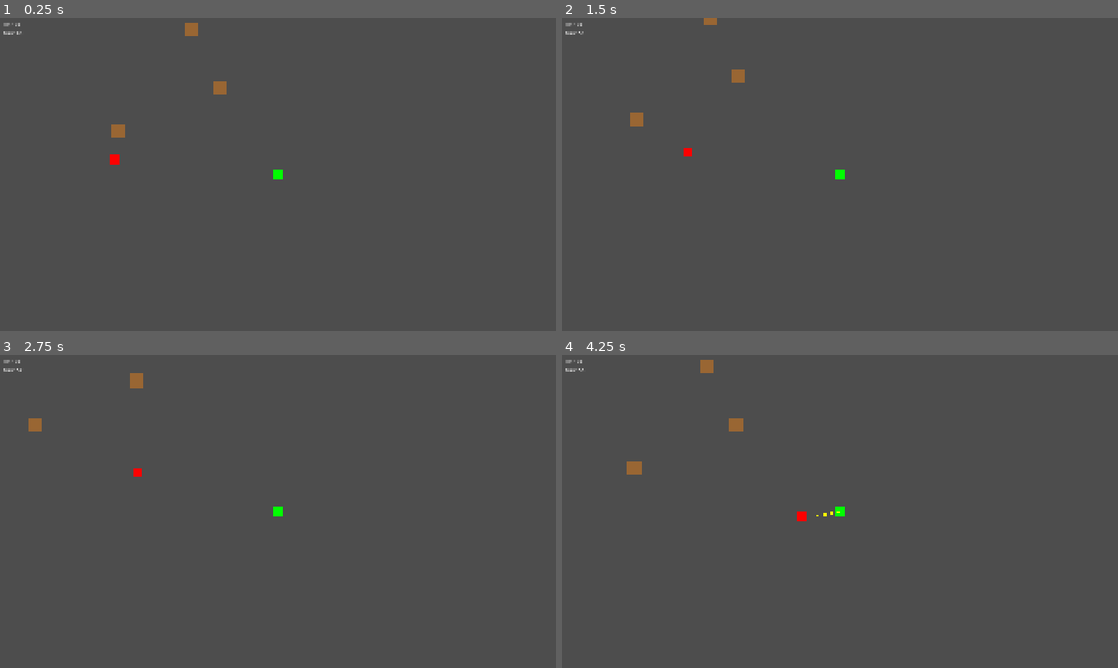
Above: before the commit, frames 1-4 (two rows, left to right).
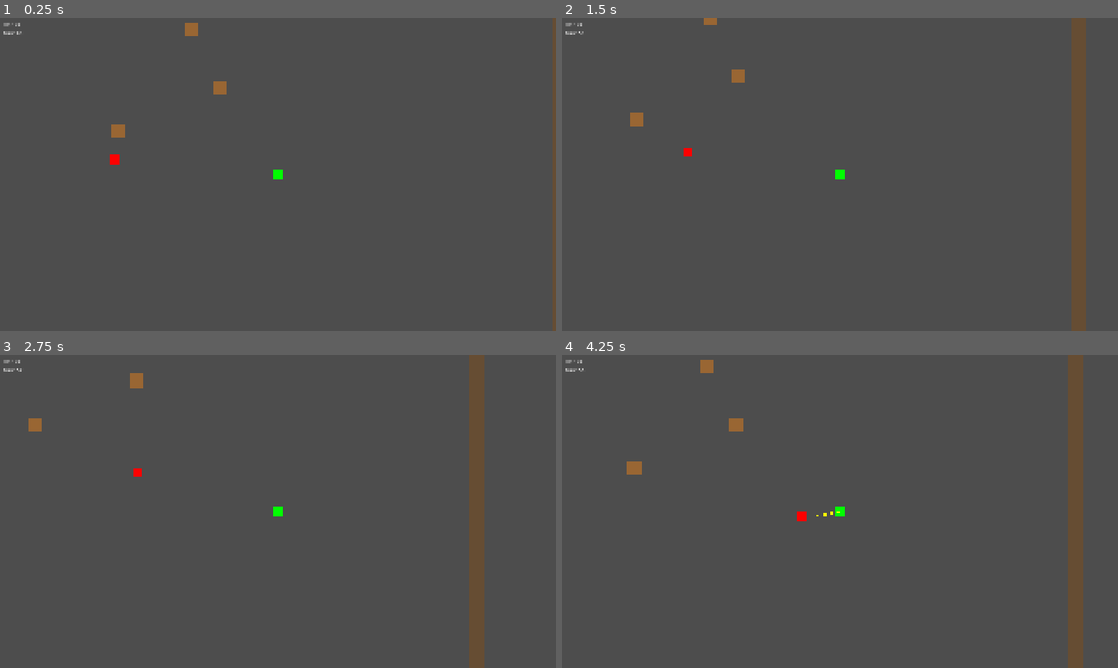
Above: after the commit, the same moments.

Repository: felang/utoland
Game: Godot game, scene res://scenes/main.tscn
Same seed, same stepped clock (60 frames per second), same inputs: the game is played once before the commit and once after it.
Inputs:
- Up to frame 1 (0.25 s): no input
- Up to frame 2 (1.5 s): tap Enter at 0.5 s; hold D (move_right) 0.53-1.28 s; tap 1 at 0.6 s; hold S (move_down) from 1.28 s (still down); tap 2 at 1.35 s
- Up to frame 3 (2.75 s): release S (move_down) at 2.03 s; hold D (move_right) from 2.03 s (still down); tap 3 at 2.1 s
- Up to frame 4 (4.25 s): release D (move_right) at 2.78 s; hold W (move_up) 2.78-3.53 s; tap 4 at 2.85 s; hold A (move_left) from 3.53 s (still down); tap 1 at 3.6 s

The runs differ from the first frame. In frame 1, 0.6% of the frame differs, in the area x 99-100%, y 0-100%; in frame 2, 2.6%; in frame 3, 2.8%, in the area x 84-88%, y 0-100%; in frame 4, 2.8%.

Commit message:
feat: 添加地图边界系统（2700x2100像素）

Diff:
--- a/scenes/main.tscn
+++ b/scenes/main.tscn
@@ -6,6 +6,7 @@
 [ext_resource type="PackedScene" uid="uid://cw1ribon6hcfu" path="res://scenes/ui/hud.tscn" id="4_tbgi4"]
 [ext_resource type="Script" uid="uid://b5nyvbx3m1il2" path="res://scripts/hud.gd" id="5_tefeu"]
 [ext_resource type="Script" uid="uid://spn074bn5fw7" path="res://scripts/wave_manager.gd" id="6_tefeu"]
+[ext_resource type="PackedScene" uid="uid://5u5tndodgthf" path="res://scenes/map_boundary.tscn" id="7_o6xl0"]
 
 [node name="Main" type="Node2D" unique_id=1198174103]
 
@@ -29,3 +30,5 @@
 
 [node name="WaveManager" type="Node" parent="." unique_id=1826046686]
 script = ExtResource("6_tefeu")
+
+[node name="MapBoundary" type="Node2D" parent="." unique_id=1220843918 instance=ExtResource("7_o6xl0")]
--- /dev/null
+++ b/scenes/map_boundary.tscn
@@ -0,0 +1,75 @@
+[gd_scene format=3 uid="uid://5u5tndodgthf"]
+
+[sub_resource type="RectangleShape2D" id="RectangleShape2D_iyhav"]
+size = Vector2(2700, 50)
+
+[sub_resource type="RectangleShape2D" id="RectangleShape2D_wiefh"]
+size = Vector2(2700, 50)
+
+[sub_resource type="RectangleShape2D" id="RectangleShape2D_6v7eo"]
+size = Vector2(50, 2100)
+
+[sub_resource type="RectangleShape2D" id="RectangleShape2D_ixxjf"]
+size = Vector2(50, 2100)
+
+[node name="MapBoundary" type="Node2D" unique_id=1220843918]
+
+[node name="TopWall" type="StaticBody2D" parent="." unique_id=1675849148]
+position = Vector2(0, -1075)
+collision_layer = 16
+collision_mask = 15
+
+[node name="CollisionShape2D" type="CollisionShape2D" parent="TopWall" unique_id=703741957]
+shape = SubResource("RectangleShape2D_iyhav")
+
+[node name="Visual" type="ColorRect" parent="TopWall" unique_id=19432555]
+offset_left = -1350.0
+offset_top = -25.0
+offset_right = 1350.0
+offset_bottom = 25.0
+color = Color(0.4, 0.3, 0.2, 1)
+
+[node name="BottomWall" type="StaticBody2D" parent="." unique_id=1375923321]
+position = Vector2(0, 1075)
+collision_layer = 16
+collision_mask = 15
+
+[node name="CollisionShape2D" type="CollisionShape2D" parent="BottomWall" unique_id=287349087]
+shape = SubResource("RectangleShape2D_wiefh")
+
+[node name="Visual" type="ColorRect" parent="BottomWall" unique_id=1097299308]
+offset_left = -1350.0
+offset_top = -25.0
+offset_right = 1350.0
+offset_bottom = 25.0
+color = Color(0.4, 0.3, 0.2, 1)
+
+[node name="LeftWall" type="StaticBody2D" parent="." unique_id=1196996007]
+position = Vector2(-1375, 0)
+collision_layer = 16
+collision_mask = 15
+
+[node name="CollisionShape2D" type="CollisionShape2D" parent="LeftWall" unique_id=1858613154]
+shape = SubResource("RectangleShape2D_6v7eo")
+
+[node name="Visual" type="ColorRect" parent="LeftWall" unique_id=312801315]
+offset_left = -25.0
+offset_top = -1050.0
+offset_right = 25.0
+offset_bottom = 1050.0
+color = Color(0.4, 0.3, 0.2, 1)
+
+[node name="RightWall" type="StaticBody2D" parent="." unique_id=272618173]
+position = Vector2(1375, 0)
+collision_layer = 16
+collision_mask = 15
+
+[node name="CollisionShape2D" type="CollisionShape2D" parent="RightWall" unique_id=1599945362]
+shape = SubResource("RectangleShape2D_ixxjf")
+
+[node name="Visual" type="ColorRect" parent="RightWall" unique_id=850013460]
+offset_left = -25.0
+offset_top = -1050.0
+offset_right = 25.0
+offset_bottom = 1050.0
+color = Color(0.4, 0.3, 0.2, 1)
